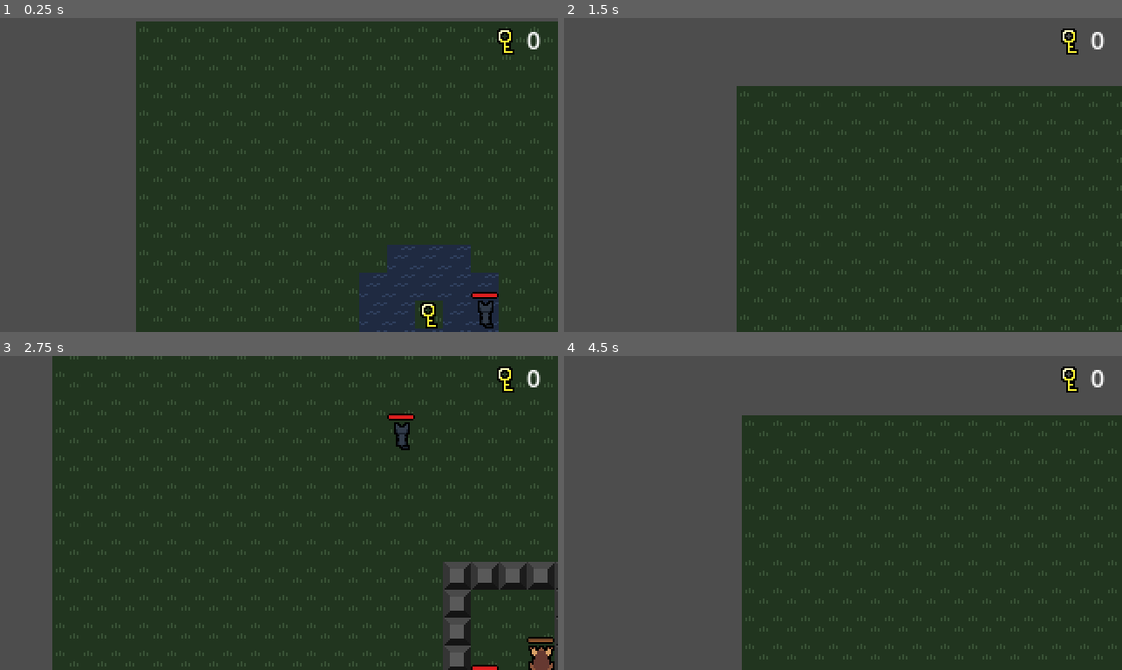
Above: before the commit, frames 1-4 (two rows, left to right).
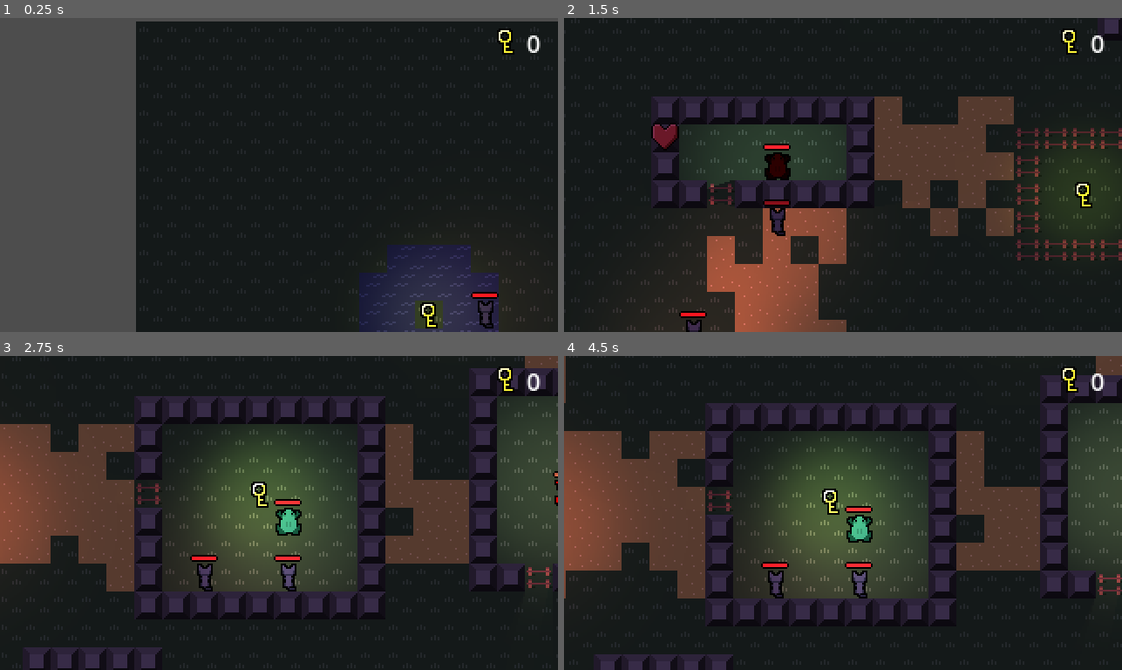
Above: after the commit, the same moments.

Repository: JiriOne/LDJAM56
Game: Godot game, scene res://scenes/main/main.tscn
The game is run twice, just before and just after one commit, with the same random seed, the same clock (stepped at 60 frames per second) and the same inputs.
Inputs (mouse positions are in pixels of both pictures, inside the frame that each line leads up to):
- Up to frame 1 (0.25 s): no input
- Up to frame 2 (1.5 s): move the mouse to (965, 159) at 0.52 s; hold Space (ui_select) 0.53-1.28 s; click (965, 159) at 0.67 s; move the mouse to (731, 190) at 1.27 s; hold Left (ui_left) from 1.28 s (still down); tap Space (ui_select) at 1.35 s
- Up to frame 3 (2.75 s): tap Space (ui_select) at 1.52, 1.82 s; move the mouse to (334, 443) at 2.02 s; release Left (ui_left) at 2.03 s; hold Space (ui_select) from 2.03 s (still down)
- Up to frame 4 (4.5 s): move the mouse to (1105, 660) at 2.77 s; release Space (ui_select) at 2.78 s; tap Space (ui_select) at 2.85, 3.02, 3.32, 4.35 s; click (1105, 660) at 2.92 s; move the mouse to (1010, 560) at 3.52 s; hold Space (ui_select) 3.53-4.28 s; hold Left (ui_left) from 3.53 s (still down); move the mouse to (675, 465) at 4.27 s

The runs differ from the first frame. In frame 1, 63% of the frame differs, in the area x 24-100%, y 1-100%; in frame 2, 86%, in the area x 0-100%, y 0-100%; in frame 3, 80%; in frame 4, 84%.
Error before the commit: Invalid access to property or key 'position' on a base object of type 'previously freed'. (res://entities/player/player.gd:100)

Commit message:
final changes

Diff:
--- a/new-game-project/entities/enemy/enemy.gd
+++ b/new-game-project/entities/enemy/enemy.gd
@@ -3,6 +3,10 @@
 @onready var globalUtil = get_node("/root/GlobalUtil")
 @onready var healthBar = $CanvasGroup/HealthBar
 @onready var animation_player: AnimationPlayer = $AnimationPlayer
+@onready var attack_1: AudioStreamPlayer2D = $attack_1
+@onready var attack_3: AudioStreamPlayer2D = $attack_3
+@onready var attack_2: AudioStreamPlayer2D = $attack_2
+
 
 var grid_system
 @export var gridPosition : Vector2 = Vector2.ZERO
@@ -25,6 +29,15 @@
 var current_state : State = State.IDLE
 
 func start_attack(target_grid_pos) -> void:
+	var rand_attack_sound = randi_range(0,2)
+	match rand_attack_sound:
+		0:
+			attack_1.play()
+		1:
+			attack_2.play()
+		2:
+			attack_3.play()
+
 	pos_before_move = self.position
 	current_state = self.State.MOVING_TO_PLAYER
 	current_attack_cell = grid_system.get_cell_data(target_grid_pos)
@@ -40,6 +53,7 @@
 		current_state = self.State.MOVING_FROM_PLAYER
 
 func set_grid_pos(pos) -> void:
+
 	# Remove from old cell in the grid system
 	var data_old : GridCellData = grid_system.get_cell_data(gridPosition)
 	data_old.has_enemy = false
--- a/new-game-project/entities/enemy/enemy.tscn
+++ b/new-game-project/entities/enemy/enemy.tscn
@@ -1,8 +1,12 @@
-[gd_scene load_steps=9 format=3 uid="uid://c6lkb2j5hossk"]
+[gd_scene load_steps=13 format=3 uid="uid://c6lkb2j5hossk"]
 
 [ext_resource type="Script" path="res://entities/enemy/enemy.gd" id="1_nvnmj"]
 [ext_resource type="Texture2D" uid="uid://c1doul5e6378h" path="res://assets/characters/cat/cat.png" id="2_qshqp"]
 [ext_resource type="PackedScene" uid="uid://dwnslet3ys6ts" path="res://ui/stat_bars/progress/health_bar.tscn" id="3_1ad35"]
+[ext_resource type="Texture2D" uid="uid://tcix3pwkrs8o" path="res://assets/light/light.png" id="4_o84ds"]
+[ext_resource type="AudioStream" uid="uid://d1cf05o0o8ch3" path="res://assets/Audio/attack/attack.wav" id="5_8cyf3"]
+[ext_resource type="AudioStream" uid="uid://00upskry0eob" path="res://assets/Audio/attack/attack_2.wav" id="6_yk83d"]
+[ext_resource type="AudioStream" uid="uid://bse2lkmnkngqs" path="res://assets/Audio/attack/attack_3.wav" id="7_8xnha"]
 
 [sub_resource type="SpriteFrames" id="SpriteFrames_gp1c4"]
 animations = [{
@@ -88,3 +92,20 @@
 "": SubResource("AnimationLibrary_mu6ss")
 }
 speed_scale = 2.0
+
+[node name="PointLight2D" type="PointLight2D" parent="."]
+position = Vector2(8, 8)
+color = Color(0.87, 0.3219, 0.3219, 1)
+energy = 0.5
+shadow_enabled = true
+texture = ExtResource("4_o84ds")
+texture_scale = 0.5
+
+[node name="attack_1" type="AudioStreamPlayer2D" parent="."]
+stream = ExtResource("5_8cyf3")
+
+[node name="attack_2" type="AudioStreamPlayer2D" parent="."]
+stream = ExtResource("6_yk83d")
+
+[node name="attack_3" type="AudioStreamPlayer2D" parent="."]
+stream = ExtResource("7_8xnha")
--- a/new-game-project/entities/frog/frog.tscn
+++ b/new-game-project/entities/frog/frog.tscn
@@ -1,8 +1,14 @@
-[gd_scene load_steps=8 format=3 uid="uid://boafweukv20g8"]
+[gd_scene load_steps=14 format=3 uid="uid://boafweukv20g8"]
 
 [ext_resource type="Script" path="res://entities/frog/frog.gd" id="1_m2jcb"]
 [ext_resource type="Texture2D" uid="uid://dguk74mpplywb" path="res://assets/characters/frog/frog.png" id="2_dp5wq"]
 [ext_resource type="PackedScene" uid="uid://dwnslet3ys6ts" path="res://ui/stat_bars/progress/health_bar.tscn" id="3_bahxu"]
+[ext_resource type="Texture2D" uid="uid://tcix3pwkrs8o" path="res://assets/light/light.png" id="4_ge71m"]
+[ext_resource type="AudioStream" uid="uid://d1cf05o0o8ch3" path="res://assets/Audio/attack/attack.wav" id="5_ojwr2"]
+[ext_resource type="AudioStream" uid="uid://00upskry0eob" path="res://assets/Audio/attack/attack_2.wav" id="6_b3677"]
+[ext_resource type="AudioStream" uid="uid://bse2lkmnkngqs" path="res://assets/Audio/attack/attack_3.wav" id="7_mwymj"]
+[ext_resource type="AudioStream" uid="uid://ku7c32lw3i7p" path="res://assets/Audio/walk/frog.wav" id="8_2c52a"]
+[ext_resource type="AudioStream" uid="uid://cfwoldtpt11qe" path="res://assets/Audio/key/key.wav" id="9_p7jtl"]
 
 [sub_resource type="RectangleShape2D" id="RectangleShape2D_axhhe"]
 size = Vector2(16, 16)
@@ -88,4 +94,26 @@
 position = Vector2(8.5, 8.5)
 scale = Vector2(0.25, 0.35)
 
+[node name="PointLight2D" type="PointLight2D" parent="."]
+position = Vector2(8, 8)
+energy = 0.7
+shadow_enabled = true
+texture = ExtResource("4_ge71m")
+texture_scale = 0.5
+
+[node name="attack_1" type="AudioStreamPlayer2D" parent="."]
+stream = ExtResource("5_ojwr2")
+
+[node name="attack_2" type="AudioStreamPlayer2D" parent="."]
+stream = ExtResource("6_b3677")
+
+[node name="attack_3" type="AudioStreamPlayer2D" parent="."]
+stream = ExtResource("7_mwymj")
+
+[node name="walk" type="AudioStreamPlayer2D" parent="."]
+stream = ExtResource("8_2c52a")
+
+[node name="keysound" type="AudioStreamPlayer2D" parent="."]
+stream = ExtResource("9_p7jtl")
+
 [connection signal="input_event" from="." to="." method="_on_input_event"]
--- a/new-game-project/entities/key/key.tscn
+++ b/new-game-project/entities/key/key.tscn
@@ -1,7 +1,8 @@
-[gd_scene load_steps=4 format=3 uid="uid://dguku2nxgy4un"]
+[gd_scene load_steps=5 format=3 uid="uid://dguku2nxgy4un"]
 
 [ext_resource type="Script" path="res://entities/key/key.gd" id="1_8iwdj"]
 [ext_resource type="Texture2D" uid="uid://cslbhh55jg8pq" path="res://assets/key/key.png" id="2_6d8tl"]
+[ext_resource type="Texture2D" uid="uid://tcix3pwkrs8o" path="res://assets/light/light.png" id="3_ocg4u"]
 
 [sub_resource type="CircleShape2D" id="CircleShape2D_idhlh"]
 radius = 7.07107
@@ -16,3 +17,11 @@
 [node name="Sprite2D" type="Sprite2D" parent="."]
 position = Vector2(8, 8)
 texture = ExtResource("2_6d8tl")
+
+[node name="PointLight2D" type="PointLight2D" parent="."]
+position = Vector2(8, 8)
+color = Color(0.907268, 0.832804, 0.295954, 1)
+energy = 0.7
+shadow_enabled = true
+texture = ExtResource("3_ocg4u")
+texture_scale = 0.3
--- a/new-game-project/entities/mole/mole.tscn
+++ b/new-game-project/entities/mole/mole.tscn
@@ -1,8 +1,14 @@
-[gd_scene load_steps=8 format=3 uid="uid://cbk8txuwkh0dh"]
+[gd_scene load_steps=14 format=3 uid="uid://cbk8txuwkh0dh"]
 
 [ext_resource type="Script" path="res://entities/mole/mole.gd" id="1_sq1ob"]
 [ext_resource type="Texture2D" uid="uid://cbxo58xv3osuj" path="res://assets/characters/mole/mole.png" id="2_kbtto"]
 [ext_resource type="PackedScene" uid="uid://dwnslet3ys6ts" path="res://ui/stat_bars/progress/health_bar.tscn" id="3_o45hc"]
+[ext_resource type="Texture2D" uid="uid://tcix3pwkrs8o" path="res://assets/light/light.png" id="4_350oj"]
+[ext_resource type="AudioStream" uid="uid://d1cf05o0o8ch3" path="res://assets/Audio/attack/attack.wav" id="5_ixeu7"]
+[ext_resource type="AudioStream" uid="uid://00upskry0eob" path="res://assets/Audio/attack/attack_2.wav" id="6_giyyd"]
+[ext_resource type="AudioStream" uid="uid://bse2lkmnkngqs" path="res://assets/Audio/attack/attack_3.wav" id="7_bbt5x"]
+[ext_resource type="AudioStream" uid="uid://ku7c32lw3i7p" path="res://assets/Audio/walk/frog.wav" id="8_rauoc"]
+[ext_resource type="AudioStream" uid="uid://cfwoldtpt11qe" path="res://assets/Audio/key/key.wav" id="9_d2b06"]
 
 [sub_resource type="RectangleShape2D" id="RectangleShape2D_p03vg"]
 size = Vector2(16, 16)
@@ -88,4 +94,25 @@
 position = Vector2(8.5, 8.5)
 scale = Vector2(0.25, 0.35)
 
+[node name="PointLight2D" type="PointLight2D" parent="."]
+energy = 0.7
+shadow_enabled = true
+texture = ExtResource("4_350oj")
+texture_scale = 0.5
+
+[node name="attack_1" type="AudioStreamPlayer2D" parent="."]
+stream = ExtResource("5_ixeu7")
+
+[node name="attack_2" type="AudioStreamPlayer2D" parent="."]
+stream = ExtResource("6_giyyd")
+
+[node name="attack_3" type="AudioStreamPlayer2D" parent="."]
+stream = ExtResource("7_bbt5x")
+
+[node name="walk" type="AudioStreamPlayer2D" parent="."]
+stream = ExtResource("8_rauoc")
+
+[node name="keysound" type="AudioStreamPlayer2D" parent="."]
+stream = ExtResource("9_d2b06")
+
 [connection signal="input_event" from="." to="." method="_on_input_event"]
--- a/new-game-project/entities/player/player.gd
+++ b/new-game-project/entities/player/player.gd
@@ -23,6 +23,13 @@
 @onready var controller = get_node("/root/Controller")
 @onready var animationPlayer = $AnimationPlayer
 @onready var health_bar: TextureProgressBar = $CanvasGroup/HealthBar
+@onready var attack_1: AudioStreamPlayer2D = $attack_1
+@onready var attack_2: AudioStreamPlayer2D = $attack_2
+@onready var attack_3: AudioStreamPlayer2D = $attack_3
+@onready var walk: AudioStreamPlayer2D = $walk
+@onready var keysound: AudioStreamPlayer2D = $keysound
+
+
 
 var current_attack_cell : GridCellData
 var current_attack_pos : Vector2
@@ -55,10 +62,13 @@
 
 # make player grey is turn_taken
 func _process(delta: float) -> void:
-	if turn_taken:
-		$CanvasGroup/Sprite2D.modulate = Color(0.5, 0.5, 0.5)
+	if self not in Controller.party:
+		$CanvasGroup/Sprite2D.modulate = Color(1, 0, 0)
 	else:
-		$CanvasGroup/Sprite2D.modulate = Color(1, 1, 1)
+		if turn_taken:
+			$CanvasGroup/Sprite2D.modulate = Color(0.5, 0.5, 0.5)
+		else:
+			$CanvasGroup/Sprite2D.modulate = Color(1, 1, 1)
 
 func _physics_process(delta: float) -> void:
 
@@ -105,6 +115,7 @@
 
 func set_grid_pos(pos) -> void:
 	Controller.player_focused.emit(self)
+	walk.play()
 	# Remove from old cell in the grid system
 	var data_old : GridCellData = grid_system.get_cell_data(gridPosition)
 	data_old.has_player = false
@@ -119,6 +130,7 @@
 
 	# Collect key
 	if data.has_key:
+		keysound.play()
 		Controller.key_collected.emit()
 		data.key.queue_free()
 		data.has_key = false
@@ -184,6 +196,14 @@
 	attack_shadows.clear()
 
 func start_attack(target_grid_pos) -> void:
+	var rand_attack_sound = randi_range(0,2)
+	match rand_attack_sound:
+		0:
+			attack_1.play()
+		1:
+			attack_2.play()
+		2:
+			attack_3.play()
 	pos_before_move = self.position
 	current_state = self.State.MOVING_TO_ENEMY
 	current_attack_cell = grid_system.get_cell_data(target_grid_pos)
@@ -200,6 +220,7 @@
 		set_grid_pos(current_attack_cell.pos)
 	else:
 		current_state = self.State.MOVING_FROM_ENEMY
+
 
 
 func _on_input_event(viewport: Node, event: InputEvent, shape_idx: int) -> void:
@@ -238,6 +259,7 @@
 
 func die():
 	var next_player = get_closest_party_member()
+
 	if !next_player:
 		Controller.game_over.emit()
 	else:
--- a/new-game-project/globals/controller.gd
+++ b/new-game-project/globals/controller.gd
@@ -24,8 +24,7 @@
 
 #called when pressing the space bar
 func _input(event):
-	if event.is_action_pressed("ui_select"):
-		_restart_game()
+
 	if event.is_action_pressed("ui_left"):
 		print(party)
 
--- a/new-game-project/scenes/level_generator/level_generator.tscn
+++ b/new-game-project/scenes/level_generator/level_generator.tscn
@@ -1,17 +1,22 @@
-[gd_scene load_steps=5 format=3 uid="uid://d4cggb2eydk77"]
+[gd_scene load_steps=6 format=3 uid="uid://d4cggb2eydk77"]
 
 [ext_resource type="Script" path="res://scenes/level_generator/level_generator.gd" id="1_ygctg"]
 [ext_resource type="Texture2D" uid="uid://dbfud5foh8se" path="res://assets/simple_tiles/simple_tiles.png" id="2_rf268"]
+
+[sub_resource type="OccluderPolygon2D" id="OccluderPolygon2D_djxl7"]
+polygon = PackedVector2Array(-8, -8, 8, -8, 8, 8, -8, 8)
 
 [sub_resource type="TileSetAtlasSource" id="TileSetAtlasSource_hyi85"]
 texture = ExtResource("2_rf268")
 0:0/0 = 0
 1:0/0 = 0
 2:0/0 = 0
+2:0/0/occlusion_layer_0/polygon = SubResource("OccluderPolygon2D_djxl7")
 3:0/0 = 0
 4:0/0 = 0
 
 [sub_resource type="TileSet" id="TileSet_xejo1"]
+occlusion_layer_0/light_mask = 1
 sources/0 = SubResource("TileSetAtlasSource_hyi85")
 
 [node name="levelGen" type="Node2D"]
--- a/new-game-project/scenes/main/main.tscn
+++ b/new-game-project/scenes/main/main.tscn
@@ -1,10 +1,18 @@
-[gd_scene load_steps=3 format=3 uid="uid://dqkxs8gjv6w0r"]
+[gd_scene load_steps=4 format=3 uid="uid://dqkxs8gjv6w0r"]
 
 [ext_resource type="PackedScene" uid="uid://nrtd32g467au" path="res://scenes/level/level.tscn" id="1_ftc47"]
 [ext_resource type="PackedScene" uid="uid://dksht6kj0wulv" path="res://ui/ui.tscn" id="2_uglo8"]
+[ext_resource type="AudioStream" uid="uid://drtfax68p4iyu" path="res://assets/Audio/song/frogsong.mp3" id="3_ectfi"]
 
 [node name="Main" type="Node2D"]
 
 [node name="Level" parent="." instance=ExtResource("1_ftc47")]
 
 [node name="UI" parent="." instance=ExtResource("2_uglo8")]
+
+[node name="CanvasModulate" type="CanvasModulate" parent="."]
+color = Color(0.618667, 0.48, 0.8, 1)
+
+[node name="AudioStreamPlayer2D" type="AudioStreamPlayer" parent="."]
+stream = ExtResource("3_ectfi")
+autoplay = true
--- a/new-game-project/ui/overlays/hud/hud.tscn
+++ b/new-game-project/ui/overlays/hud/hud.tscn
@@ -1,11 +1,7 @@
-[gd_scene load_steps=4 format=3 uid="uid://yvearqdw3bvq"]
+[gd_scene load_steps=3 format=3 uid="uid://yvearqdw3bvq"]
 
 [ext_resource type="Script" path="res://ui/overlays/hud/hud.gd" id="1_a44b5"]
 [ext_resource type="Texture2D" uid="uid://cslbhh55jg8pq" path="res://assets/key/key.png" id="1_kbmxm"]
-
-[sub_resource type="FontVariation" id="FontVariation_6a27t"]
-spacing_top = -4
-baseline_offset = 0.105
 
 [node name="HUD" type="Control"]
 layout_mode = 3
@@ -37,7 +33,6 @@
 custom_minimum_size = Vector2(16.92, 0)
 layout_mode = 2
 size_flags_horizontal = 3
-theme_override_fonts/normal_font = SubResource("FontVariation_6a27t")
 theme_override_font_sizes/normal_font_size = 14
 text = "0"
 scroll_active = false
--- a/new-game-project/ui/overlays/player_compass/player_compass.gd
+++ b/new-game-project/ui/overlays/player_compass/player_compass.gd
@@ -13,6 +13,10 @@
 	#var party = Controller.party
 	for doodle in player_doodles.keys():
 		#pivot_offset
+		if !player_doodles.get(doodle):
+			player_doodles.erase(doodle)
+			doodle.queue_free()
+			continue
 		var center_to_player = player_doodles.get(doodle).position - get_viewport().get_camera_2d().get_screen_center_position()
 		var screen_width = get_viewport_rect().size.x
 		var screen_height = get_viewport_rect().size.y
Not shown, added: new-game-project/assets/Audio/attack/attack.wav.import
Not shown, added: new-game-project/assets/Audio/attack/attack_2.wav.import
Not shown, added: new-game-project/assets/Audio/attack/attack_3.wav.import
Not shown, added: new-game-project/assets/Audio/key/key.wav.import
Not shown, added: new-game-project/assets/Audio/song/frogsong.mp3.import
Not shown, added: new-game-project/assets/Audio/walk/frog.wav.import
Binary file added: new-game-project/assets/fonts/Color Basic.otf
Not shown, added: new-game-project/assets/fonts/Color Basic.otf.import
Binary file added: new-game-project/assets/light/light.png
Not shown, added: new-game-project/assets/light/light.png.import
Not shown, added: new-game-project/export_presets.cfg
Not shown, added: new-game-project/New Game Project.console.exe
(and 8 more such lines)
